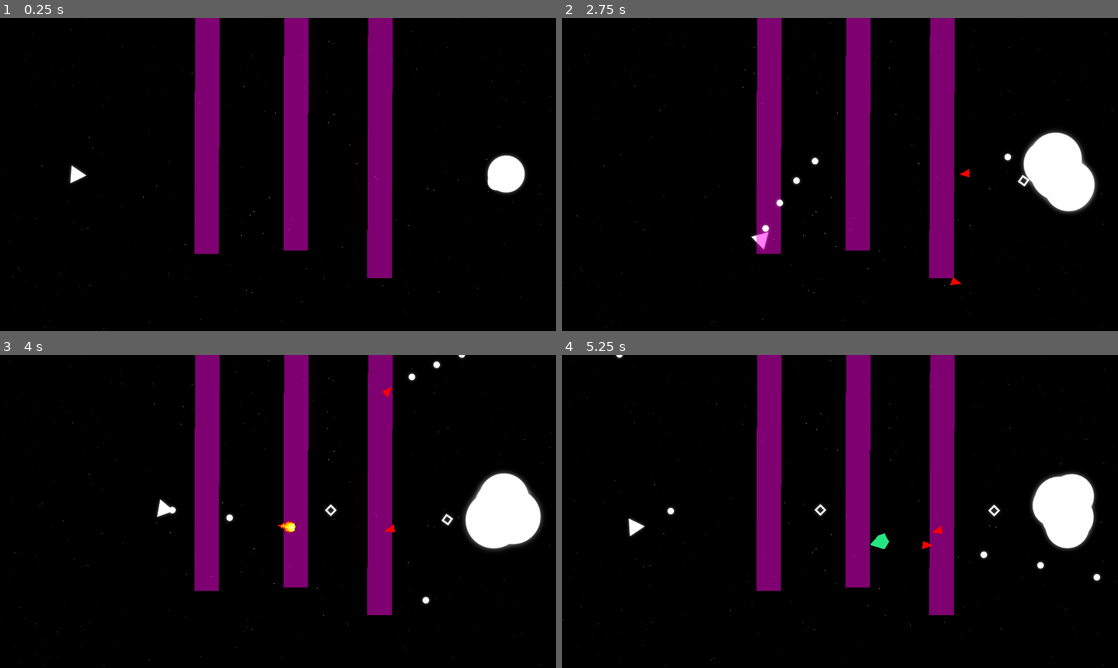
Above: before the commit, frames 1-4 (two rows, left to right).
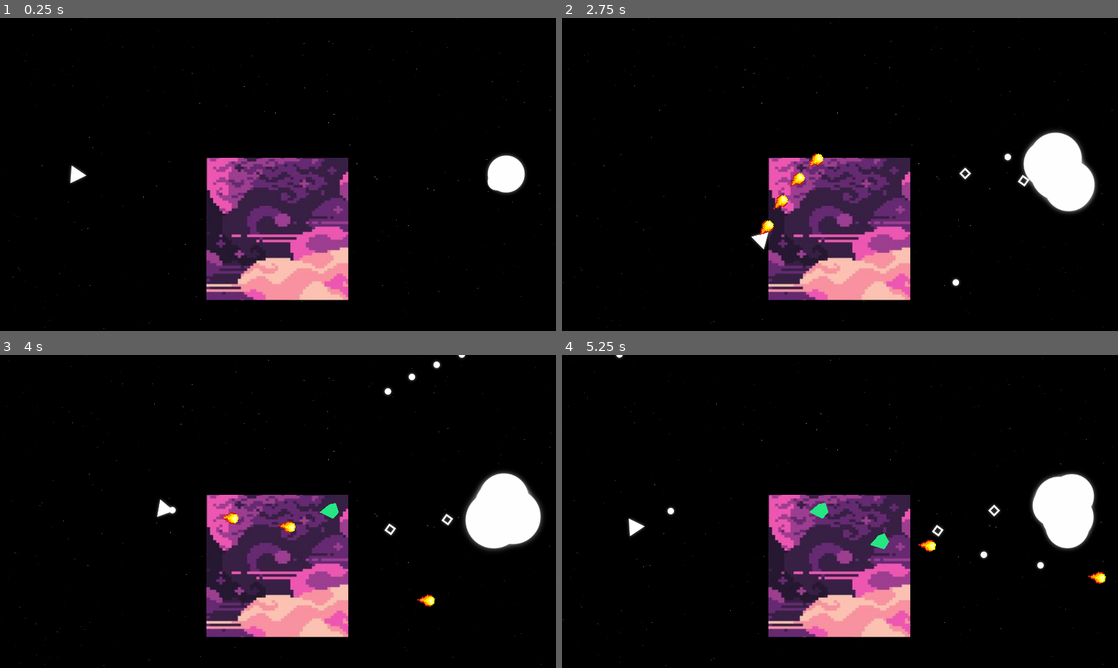
Above: after the commit, the same moments.

Repository: SAM2WOW/ProjectDanmaku
Game: Godot game, scene res://scenes/Main.tscn
Same seed, same stepped clock (60 frames per second), same inputs: the game is played once before the commit and once after it. The engine's default icon, where the game draws it, is replaced by a stand-in: a white triangle on a blue panel in a dark square.
Inputs (mouse positions are in pixels of both pictures, inside the frame that each line leads up to):
- Up to frame 1 (0.25 s): no input
- Up to frame 2 (2.75 s): tap Enter at 0.5 s; move the mouse to (962, 158) at 0.52 s; press the mouse at (962, 158) at 0.53 s; hold D (move_right) 0.53-1.28 s; move the mouse to (728, 190) at 1.27 s; release the mouse at (728, 190) at 1.28 s; hold S (move_down) 1.28-2.03 s; click (728, 190) at 1.35 s; move the mouse to (895, 105) at 2.02 s; press the mouse at (895, 105) at 2.03 s; hold D (move_right) from 2.03 s (still down)
- Up to frame 3 (4 s): move the mouse to (250, 574) at 2.77 s; release D (move_right) at 2.78 s; release the mouse at (250, 574) at 2.78 s; hold W (move_up) 2.78-3.53 s; click (250, 574) at 2.85 s; move the mouse to (444, 558) at 3.52 s; press the mouse at (444, 558) at 3.53 s; hold A (move_left) from 3.53 s (still down)
- Up to frame 4 (5.25 s): move the mouse to (673, 464) at 4.27 s; release the mouse at (673, 464) at 4.28 s; click (673, 464) at 4.35 s; move the mouse to (867, 511) at 5.02 s; release A (move_left) at 5.03 s; press the mouse at (867, 511) at 5.03 s; hold S (move_down) from 5.03 s (still down)

The runs differ from the first frame. In frame 1, 20% of the frame differs, in the area x 35-71%, y 0-91%; in frame 2, 20%, in the area x 35-74%, y 0-91%; in frame 3, 20%; in frame 4, 20%.

Commit message:
Portal Update

Diff:
--- /dev/null
+++ b/arts/shaders/Style0.tres
@@ -0,0 +1,29 @@
+[gd_resource type="ShaderMaterial" load_steps=2 format=2]
+
+[sub_resource type="Shader" id=3]
+code = "shader_type canvas_item;
+
+uniform vec4 bg_color: hint_color;
+
+float rand(vec2 st) {
+    return fract(sin(dot(st.xy, vec2(12.9898,78.233))) * 43758.5453123);
+}
+
+void fragment() {
+	float size = 1.0;
+	float prob = 0.89;
+	vec2 pos = floor(1.0 / size * FRAGCOORD.xy);
+	float color = 0.0;
+	float starValue = rand(pos);
+
+	if ((rand(SCREEN_UV.xy / 20.0) > 0.996) && (starValue > prob))
+	{
+		float r = rand(SCREEN_UV.xy);
+		color = r * (0.85 * sin(TIME * (r * 5.0) + 720.0 * r) + 0.95);
+	}
+	COLOR = vec4(vec3(color),1.0) + bg_color;
+}"
+
+[resource]
+shader = SubResource( 3 )
+shader_param/bg_color = Color( 0, 0, 0, 1 )
--- a/arts/shaders/Style1.tres
+++ b/arts/shaders/Style1.tres
@@ -1,29 +1,59 @@
-[gd_resource type="ShaderMaterial" load_steps=2 format=2]
+[gd_resource type="ShaderMaterial" load_steps=6 format=2]
 
-[sub_resource type="Shader" id=3]
+[ext_resource path="res://arts/temp/9b54aeb05d88665c605dd650a643b794.jpg" type="Texture" id=1]
+
+[sub_resource type="VisualShaderNodeTexture" id=1]
+texture = ExtResource( 1 )
+
+[sub_resource type="VisualShaderNodeInput" id=2]
+input_name = "screen_uv"
+
+[sub_resource type="VisualShaderNodeVectorFunc" id=3]
+function = 34
+
+[sub_resource type="VisualShader" id=4]
 code = "shader_type canvas_item;
+uniform sampler2D tex_frg_2;
 
-uniform vec4 bg_color: hint_color;
 
-float rand(vec2 st) {
-    return fract(sin(dot(st.xy, vec2(12.9898,78.233))) * 43758.5453123);
+
+void vertex() {
+// Output:0
+
 }
 
 void fragment() {
-	float size = 1.0;
-	float prob = 0.89;
-	vec2 pos = floor(1.0 / size * FRAGCOORD.xy);
-	float color = 0.0;
-	float starValue = rand(pos);
+// Input:3
+	vec3 n_out3p0 = vec3(SCREEN_UV, 0.0);
 
-	if ((rand(SCREEN_UV.xy / 20.0) > 0.996) && (starValue > prob))
-	{
-		float r = rand(SCREEN_UV.xy);
-		color = r * (0.85 * sin(TIME * (r * 5.0) + 720.0 * r) + 0.95);
-	}
-	COLOR = vec4(vec3(color),1.0) + bg_color;
-}"
+// VectorFunc:4
+	vec3 n_out4p0 = vec3(1.0, 1.0, 1.0) - n_out3p0;
+
+// Texture:2
+	vec4 tex_frg_2_read = texture(tex_frg_2, n_out4p0.xy);
+	vec3 n_out2p0 = tex_frg_2_read.rgb;
+	float n_out2p1 = tex_frg_2_read.a;
+
+// Output:0
+	COLOR.rgb = n_out2p0;
+
+}
+
+void light() {
+// Output:0
+
+}
+"
+graph_offset = Vector2( -758.509, -43.9514 )
+mode = 1
+flags/light_only = false
+nodes/fragment/2/node = SubResource( 1 )
+nodes/fragment/2/position = Vector2( 80, 40 )
+nodes/fragment/3/node = SubResource( 2 )
+nodes/fragment/3/position = Vector2( -580, 160 )
+nodes/fragment/4/node = SubResource( 3 )
+nodes/fragment/4/position = Vector2( -280, 160 )
+nodes/fragment/connections = PoolIntArray( 2, 0, 0, 0, 3, 0, 4, 0, 4, 0, 2, 0 )
 
 [resource]
-shader = SubResource( 3 )
-shader_param/bg_color = Color( 0, 0, 0, 1 )
+shader = SubResource( 4 )
--- a/arts/shaders/Style2.tres
+++ b/arts/shaders/Style2.tres
@@ -1,17 +1,17 @@
 [gd_resource type="ShaderMaterial" load_steps=6 format=2]
 
-[ext_resource path="res://arts/temp/9b54aeb05d88665c605dd650a643b794.jpg" type="Texture" id=1]
+[ext_resource path="res://arts/temp/HTB1KALUazuhSKJjSspmq6AQDpXad.jpg" type="Texture" id=1]
 
-[sub_resource type="VisualShaderNodeTexture" id=1]
+[sub_resource type="VisualShaderNodeTexture" id=8]
 texture = ExtResource( 1 )
 
-[sub_resource type="VisualShaderNodeInput" id=2]
+[sub_resource type="VisualShaderNodeInput" id=9]
 input_name = "screen_uv"
 
-[sub_resource type="VisualShaderNodeVectorFunc" id=3]
+[sub_resource type="VisualShaderNodeVectorFunc" id=10]
 function = 34
 
-[sub_resource type="VisualShader" id=4]
+[sub_resource type="VisualShader" id=6]
 code = "shader_type canvas_item;
 uniform sampler2D tex_frg_2;
 
@@ -47,13 +47,13 @@
 graph_offset = Vector2( -758.509, -43.9514 )
 mode = 1
 flags/light_only = false
-nodes/fragment/2/node = SubResource( 1 )
-nodes/fragment/2/position = Vector2( 80, 40 )
-nodes/fragment/3/node = SubResource( 2 )
-nodes/fragment/3/position = Vector2( -580, 160 )
-nodes/fragment/4/node = SubResource( 3 )
-nodes/fragment/4/position = Vector2( -280, 160 )
+nodes/fragment/2/node = SubResource( 8 )
+nodes/fragment/2/position = Vector2( 0, 80 )
+nodes/fragment/3/node = SubResource( 9 )
+nodes/fragment/3/position = Vector2( -516.253, 227.59 )
+nodes/fragment/4/node = SubResource( 10 )
+nodes/fragment/4/position = Vector2( -281.533, 263.59 )
 nodes/fragment/connections = PoolIntArray( 2, 0, 0, 0, 3, 0, 4, 0, 4, 0, 2, 0 )
 
 [resource]
-shader = SubResource( 4 )
+shader = SubResource( 6 )
--- a/arts/shaders/Style3.tres
+++ /dev/null
@@ -1,59 +0,0 @@
-[gd_resource type="ShaderMaterial" load_steps=6 format=2]
-
-[ext_resource path="res://arts/temp/HTB1KALUazuhSKJjSspmq6AQDpXad.jpg" type="Texture" id=1]
-
-[sub_resource type="VisualShaderNodeTexture" id=8]
-texture = ExtResource( 1 )
-
-[sub_resource type="VisualShaderNodeInput" id=9]
-input_name = "screen_uv"
-
-[sub_resource type="VisualShaderNodeVectorFunc" id=10]
-function = 34
-
-[sub_resource type="VisualShader" id=6]
-code = "shader_type canvas_item;
-uniform sampler2D tex_frg_2;
-
-
-
-void vertex() {
-// Output:0
-
-}
-
-void fragment() {
-// Input:3
-	vec3 n_out3p0 = vec3(SCREEN_UV, 0.0);
-
-// VectorFunc:4
-	vec3 n_out4p0 = vec3(1.0, 1.0, 1.0) - n_out3p0;
-
-// Texture:2
-	vec4 tex_frg_2_read = texture(tex_frg_2, n_out4p0.xy);
-	vec3 n_out2p0 = tex_frg_2_read.rgb;
-	float n_out2p1 = tex_frg_2_read.a;
-
-// Output:0
-	COLOR.rgb = n_out2p0;
-
-}
-
-void light() {
-// Output:0
-
-}
-"
-graph_offset = Vector2( -758.509, -43.9514 )
-mode = 1
-flags/light_only = false
-nodes/fragment/2/node = SubResource( 8 )
-nodes/fragment/2/position = Vector2( 0, 80 )
-nodes/fragment/3/node = SubResource( 9 )
-nodes/fragment/3/position = Vector2( -516.253, 227.59 )
-nodes/fragment/4/node = SubResource( 10 )
-nodes/fragment/4/position = Vector2( -281.533, 263.59 )
-nodes/fragment/connections = PoolIntArray( 2, 0, 0, 0, 3, 0, 4, 0, 4, 0, 2, 0 )
-
-[resource]
-shader = SubResource( 6 )
--- a/objects/system/portal.gd
+++ b/objects/system/portal.gd
@@ -3,6 +3,10 @@
 
 var previous_style = {}
 export var style = 0
+
+
+func _ready():
+	$Sprite.set_material(load("res://arts/shaders/Style%d.tres" % style))
 
 
 func _on_Area2D_body_entered(body):
--- a/objects/system/portal.tscn
+++ b/objects/system/portal.tscn
@@ -1,9 +1,11 @@
-[gd_scene load_steps=3 format=2]
+[gd_scene load_steps=5 format=2]
 
 [ext_resource path="res://objects/system/portal.gd" type="Script" id=1]
+[ext_resource path="res://arts/shaders/MetalBall/background.png" type="Texture" id=2]
+[ext_resource path="res://arts/shaders/Style0.tres" type="Material" id=3]
 
 [sub_resource type="RectangleShape2D" id=1]
-extents = Vector2( 40.5, 589 )
+extents = Vector2( 247, 247.5 )
 
 [node name="Portal" type="Node2D"]
 script = ExtResource( 1 )
@@ -14,11 +16,12 @@
 [node name="CollisionShape2D" type="CollisionShape2D" parent="Area2D"]
 shape = SubResource( 1 )
 
-[node name="Polygon2D" type="Polygon2D" parent="Area2D"]
-position = Vector2( -0.619041, -1.27802 )
-scale = Vector2( 4.23809, 2.27799 )
-color = Color( 1, 0, 0.890196, 0.498039 )
-polygon = PoolVector2Array( -9, -258, -10, 260, 10, 260, 11, -258 )
+[node name="Sprite" type="Sprite" parent="."]
+material = ExtResource( 3 )
+scale = Vector2( 3.83188, 3.83188 )
+z_index = -300
+z_as_relative = false
+texture = ExtResource( 2 )
 
 [connection signal="body_entered" from="Area2D" to="." method="_on_Area2D_body_entered"]
 [connection signal="body_exited" from="Area2D" to="." method="_on_Area2D_body_exited"]
--- a/scenes/Main.tscn
+++ b/scenes/Main.tscn
@@ -5,11 +5,11 @@
 [ext_resource path="res://scripts/Console.gd" type="Script" id=3]
 [ext_resource path="res://objects/system/portal.tscn" type="PackedScene" id=4]
 [ext_resource path="res://arts/shaders/BG.jpg" type="Texture" id=5]
-[ext_resource path="res://arts/shaders/Style1.tres" type="Material" id=6]
-[ext_resource path="res://arts/shaders/Style3.tres" type="Material" id=7]
+[ext_resource path="res://arts/shaders/Style0.tres" type="Material" id=6]
+[ext_resource path="res://arts/shaders/Style2.tres" type="Material" id=7]
 [ext_resource path="res://scripts/BackgroundScript.gd" type="Script" id=8]
 [ext_resource path="res://arts/shaders/MetalBall/Gel_Shader.tres" type="Material" id=9]
-[ext_resource path="res://arts/shaders/Style2.tres" type="Material" id=10]
+[ext_resource path="res://arts/shaders/Style1.tres" type="Material" id=10]
 
 [node name="Main" type="Node"]
 
@@ -25,15 +25,8 @@
 position = Vector2( 779, -2 )
 
 [node name="Portal" parent="Node2D" instance=ExtResource( 4 )]
-position = Vector2( -246, -316 )
-
-[node name="Portal2" parent="Node2D" instance=ExtResource( 4 )]
-position = Vector2( 61, -328 )
+position = Vector2( -2, 188 )
 style = 1
-
-[node name="Portal3" parent="Node2D" instance=ExtResource( 4 )]
-position = Vector2( 351, -234 )
-style = 2
 
 [node name="Background" type="Node2D" parent="Node2D" groups=["style"]]
 z_index = -500
Not shown, added: arts/3D/Witch.png.import
